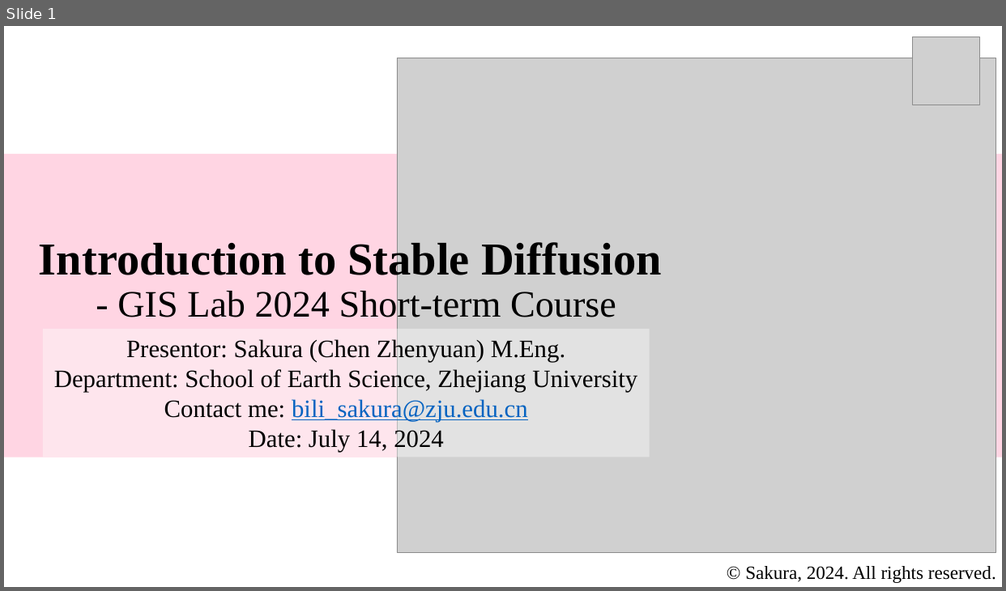
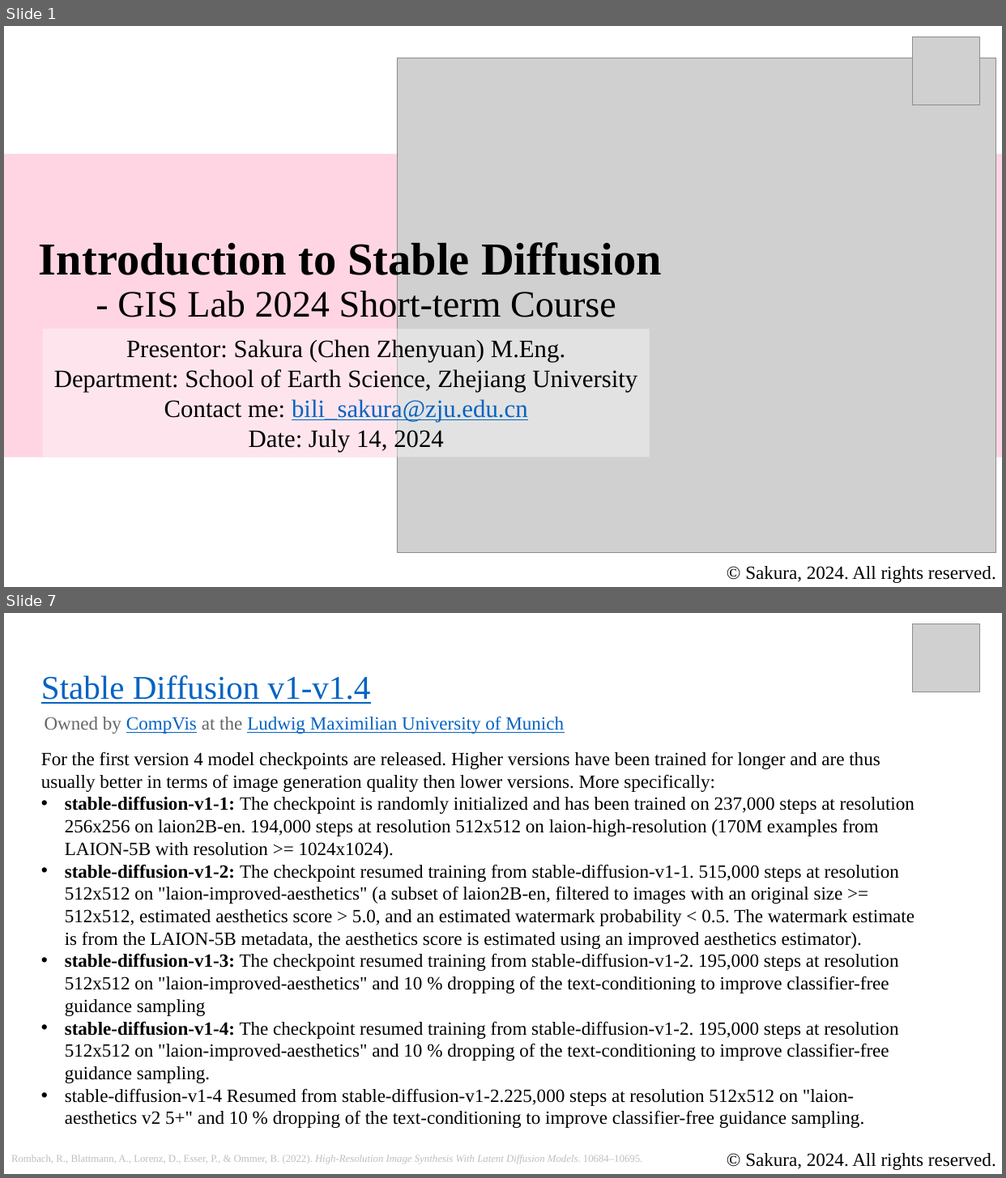
Before and after one commit to Bili-Sakura/GISLab-Short-Term-Course, a slide deck: lectures/Introduction_to_Stable_Diffusions_with_Codes.pptx. Shown one above the other, each under a label of ours: slide 1 before the commit, slides 1 and 7 after it; the slides between them are not shown. The pictures are 1006x591 and 1006x1178 pixels, drawn with LibreOffice and Linux fonts; fonts in the diff are those of the drawing; grey boxes stand for pictures. Boxes give left, top, right and bottom in pixels: in the first picture for what was removed or moved away, otherwise in the second. Text is boxed around its words. In the diff, an @@ line names an element or a change of style, - is before the commit and + after.

```diff
--- a/lectures/Introduction_to_Stable_Diffusions_with_Codes.pptx
+++ b/lectures/Introduction_to_Stable_Diffusions_with_Codes.pptx
@@ slide 7 added at (4, 613, 1002, 1174), background #FFFFFF @@
@@ picture added at (913, 624, 980, 692) @@
@@ text added at (41, 675, 371, 704), 32 pt, text #0563C1, underline @@
+  Stable Diffusion v1-v1.4
@@ text added at (44, 716, 564, 734), 18 pt, text #0563C1, underline @@
+Owned by CompVis at the Ludwig Maximilian University of Munich
@@ text added at (41, 752, 914, 1128), 18 pt, text #000000 @@
+For the first version 4 model checkpoints are released. Higher versions have been trained for longer and are thus usually better in terms of image generation quality then lower versions. More specifically:
+• stable-diffusion-v1-1: The checkpoint is randomly initialized and has been trained on 237,000 steps at resolution 256x256 on laion2B-en. 194,000 steps at resolution 512x512 on laion-high-resolution (170M examples from LAION-5B with resolution >= 1024x1024).
+• stable-diffusion-v1-2: The checkpoint resumed training from stable-diffusion-v1-1. 515,000 steps at resolution 512x512 on "laion-improved-aesthetics" (a subset of laion2B-en, filtered to images with an original size >= 512x512, estimated aesthetics score > 5.0, and an estimated watermark probability < 0.5. The watermark estimate is from the LAION-5B metadata, the aesthetics score is estimated using an improved aesthetics estimator).
+• stable-diffusion-v1-3: The checkpoint resumed training from stable-diffusion-v1-2. 195,000 steps at resolution 512x512 on "laion-improved-aesthetics" and 10 % dropping of the text-conditioning to improve classifier-free guidance sampling
+• stable-diffusion-v1-4: The checkpoint resumed training from stable-diffusion-v1-2. 195,000 steps at resolution 512x512 on "laion-improved-aesthetics" and 10 % dropping of the text-conditioning to improve classifier-free guidance sampling.
+• stable-diffusion-v1-4 Resumed from stable-diffusion-v1-2.225,000 steps at resolution 512x512 on "laion-aesthetics v2 5+" and 10 % dropping of the text-conditioning to improve classifier-free guidance sampling.
@@ text added at (11, 1155, 643, 1165), 10 pt, text #BFBFBF @@
+Rombach, R., Blattmann, A., Lorenz, D., Esser, P., & Ommer, B. (2022). High-Resolution Image Synthesis With Latent Diffusion Models. 10684–10695.
@@ text added at (745, 1153, 996, 1170), 18 pt, text #000000 @@
+© Sakura, 2024. All rights reserved.
```
Also in this commit, not shown: 3 slides changed, 13 other slides added, 1 slide removed, 2 other files.
